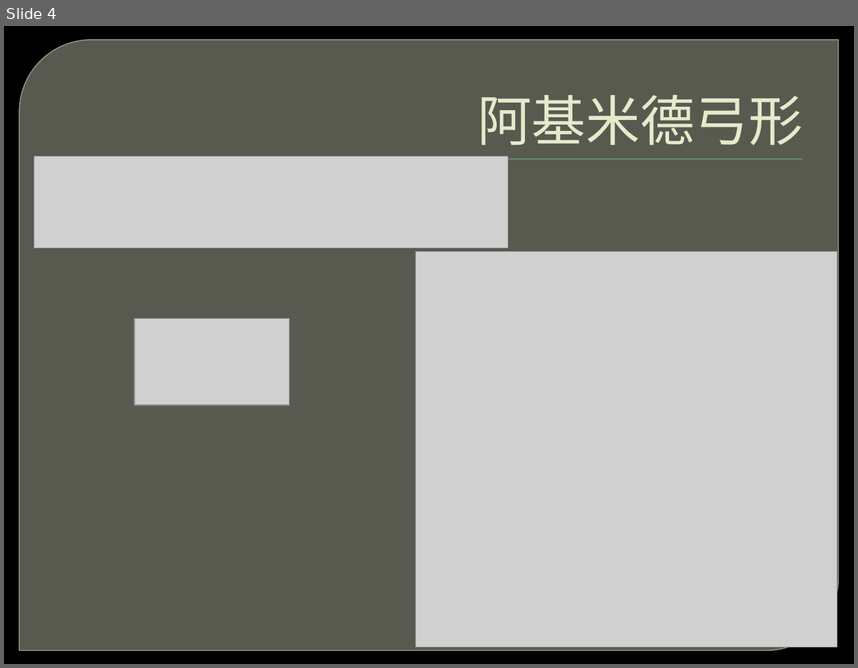
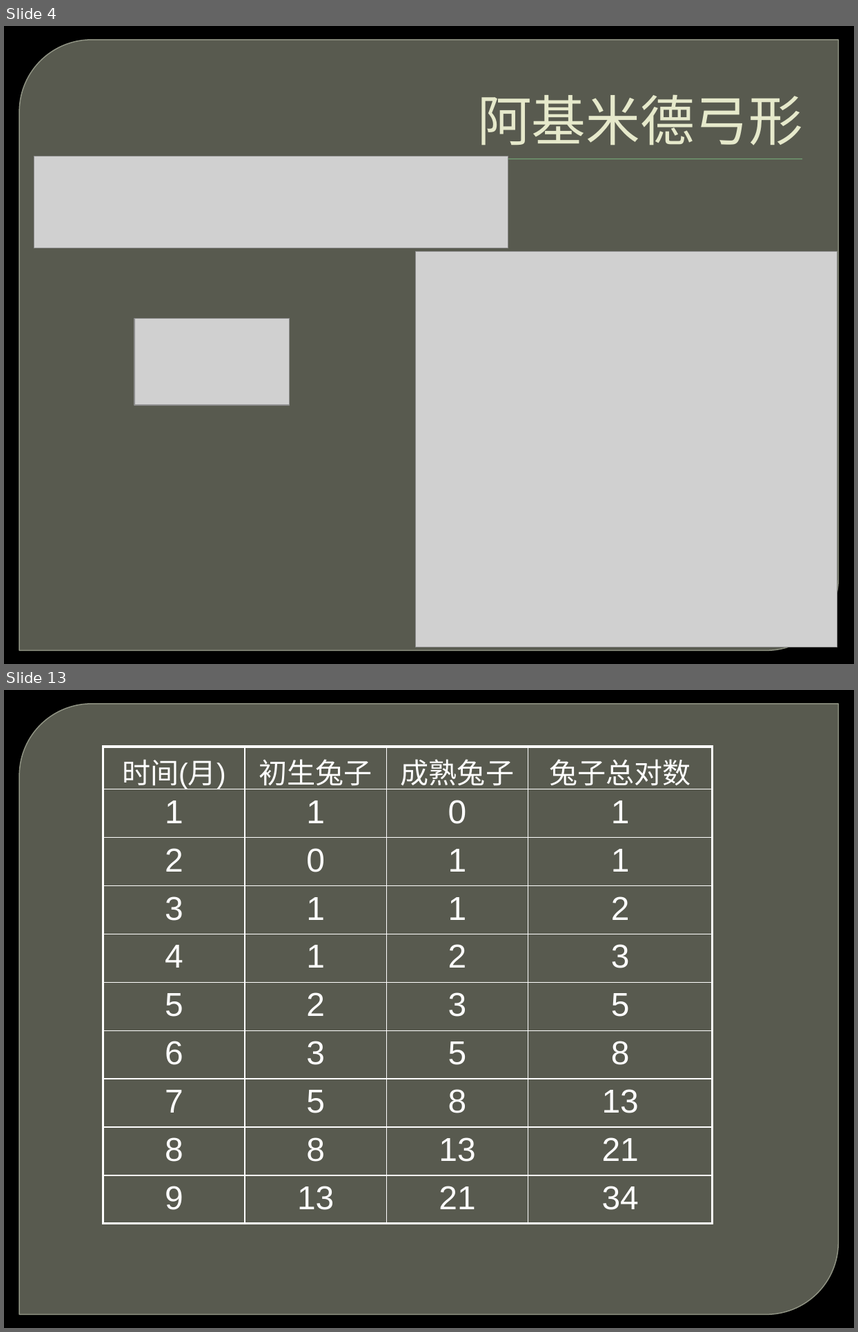
Before and after one commit to liu6tot/Coursera-LNU, a slide deck: 2015-第八讲.pptx. Shown one above the other, each under a label of ours: slide 4 before the commit, slides 4 and 13 after it; the slides between them are not shown. The pictures are 858x668 and 858x1332 pixels, drawn with LibreOffice and Linux fonts; fonts in the diff are those of the drawing; grey boxes stand for pictures; background and template pictures are left out. Boxes give left, top, right and bottom in pixels: in the first picture for what was removed or moved away, otherwise in the second. Text is boxed around its words. In the diff, an @@ line names an element or a change of style, - is before the commit and + after.

```diff
--- a/2015-第八讲.pptx
+++ b/2015-第八讲.pptx
@@ slide 13 added at (4, 690, 854, 1328), background picture (left out); not listed: 1 template element that a slide beside it also shows @@
@@ table added at (103, 747, 714, 1223), 10 rows, 4 columns @@
+时间(月) | 初生兔子 | 成熟兔子 | 兔子总对数
+1 | 1 | 0 | 1
+2 | 0 | 1 | 1
+3 | 1 | 1 | 2
+4 | 1 | 2 | 3
+5 | 2 | 3 | 5
+6 | 3 | 5 | 8
+7 | 5 | 8 | 13
+8 | 8 | 13 | 21
+9 | 13 | 21 | 34
```
Also in this commit, not shown: 1 slide changed, 19 other slides added.
